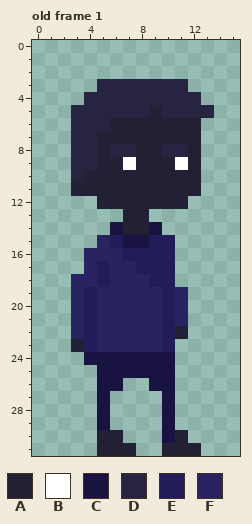
A pixel-art file gets an edit: src/aseprite/player.aseprite. This is how it looked before the edit.
16x32 pixels, 6 frames. Colours within 5 levels of each other are drawn and written as one. Shown: old frame 1. The commit also changed other frames, which this record leaves out.
Palette (. is transparent): A #222034  B #ffffff  C #181341  D #272441  E #221c5a  F #292362
Pixels before, old frame 1, first column x 3:
 3 ..DDDDDDD..
 4 .DDDDDDDDD.
 5 DDDDDDADDDD
 6 DDDAAAAAAA.
 7 DDAAAAAAAA.
 8 DDADDAADDA.
 9 DDAABAAABA.
10 DAAAAAAAAA.
11 AAAAAAAAAA.
12 ..AAAAAAA..
13 ....AA.....
14 ...CAAC....
15 ..FECCEE...
16 .FFFEEEE...
17 .FEFFEEE...
18 FFEFFFEE...
19 FEFFFFFEF..
20 FEFFFFFEF..
21 FEFFFFFEF..
22 FEFFFFFEA..
23 AEFFFFFE...
24 .CCCCCCC...
25 ..CCCCCC...
26 ..CC..CC...
27 ..C....C...
28 ..C....C...
29 ..C....C...
30 ..AA...CA..
31 ..AAA..AAA.
New version:
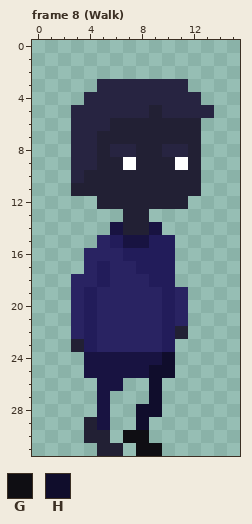
Colours new in this view: G #0f0e13  H #100d2c
A new or re-ordered frame is compared with the old frame closest to it.
Message: WIP walk animation
What changed:
frames 6 -> 12
layer "Layer 2" added
Changed rows in their new state; - is an unchanged pixel.
Frame 8 (Walk) is new; against old frame 1, layers "Layer 2", "Layer 1":
first column x 4:
24 ------H--
25 C----HH--
26 -----H.--
27 -----H.--
28 ----HH.--
29 A---H-.--
30 A-.GG-..-
31 ---.GG...
